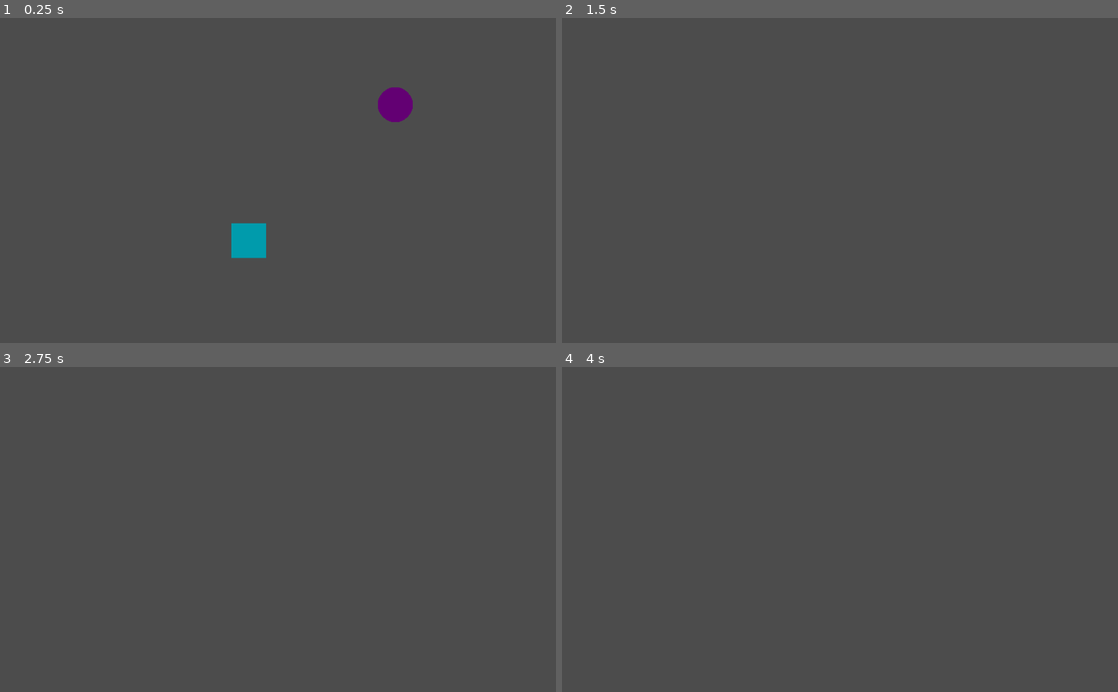
Above: before the commit, frames 1-4 (two rows, left to right).
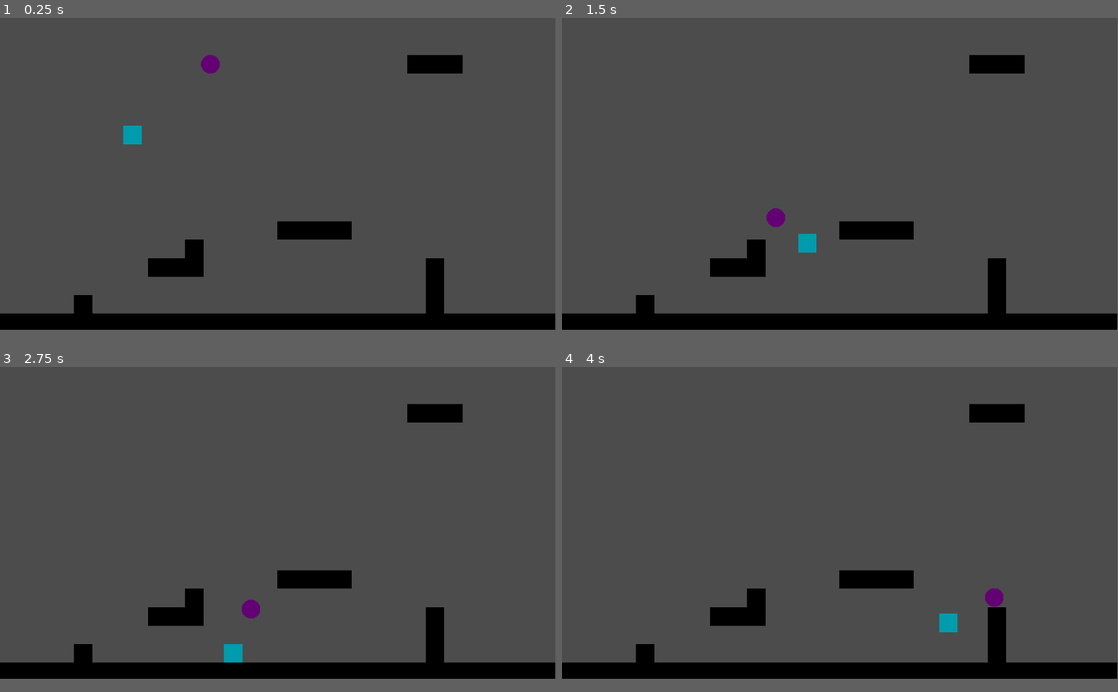
Above: after the commit, the same moments.

Repository: Develarooio/falaj
Game: Godot game, scene res://Level/TestLevel.tscn
Two runs of this game, one before a commit and one after it. Both use one fixed random seed, a clock stepped at 60 frames per second and the inputs below. The project has no main scene, so this scene is started directly.
Inputs:
- Up to frame 1 (0.25 s): no input
- Up to frame 2 (1.5 s): hold Right (right) from 0.53 s (still down); tap Up (jump) at 0.77 s
- Up to frame 3 (2.75 s): tap Up (jump) at 1.52 s; release Right (right) at 2.03 s; hold Left (left) from 2.03 s (still down)
- Up to frame 4 (4 s): release Left (left) at 2.78 s; hold Right (right) from 2.78 s (still down); tap Up (jump) at 3.02, 3.77 s
In our replay, the window is 800x468 before the commit and 799x449 after it. These sizes can differ from the game's own. Grey fills any space a smaller window leaves; there, only what the larger window draws over its background counts as a difference.

The runs differ from the first frame. In frame 1, 9.5% of the frame differs, in the area x 0-100%, y 11-96%; in frame 2, 8.3%; in frame 3, 8.3%; in frame 4, 8.3%.

Commit message:
ball reacts to player, albiet jankily

Diff:
--- a/Ball/Ball.gd
+++ b/Ball/Ball.gd
@@ -15,7 +15,12 @@
 func _physics_process(delta):
 	var collision = move_and_collide(current_speed * delta)
 	if collision:
+		var body = collision.collider
 		current_speed = current_speed.bounce(collision.normal)
 		current_speed *= bounce_coefficent
 	else:
 		current_speed.y += gravity
+
+func _on_PlayerImpactDetector_body_entered(body):
+	if body.is_in_group('players'):
+		current_speed += Vector2(body.velocity().x*4, body.velocity().y - 200)
--- a/Ball/Ball.tscn
+++ b/Ball/Ball.tscn
@@ -7,6 +7,11 @@
 
 custom_solver_bias = 0.0
 radius = 33.0
+
+[sub_resource type="CircleShape2D" id=2]
+
+custom_solver_bias = 0.0
+radius = 34.2053
 
 [node name="Ball" type="KinematicBody2D"]
 
@@ -25,3 +30,19 @@
 
 texture = ExtResource( 2 )
 _sections_unfolded = [ "Transform" ]
+
+[node name="PlayerImpactDetector" type="Area2D" parent="." index="2"]
+
+input_pickable = true
+gravity_vec = Vector2( 0, 1 )
+gravity = 98.0
+linear_damp = 0.1
+angular_damp = 1.0
+audio_bus_override = false
+audio_bus_name = "Master"
+
+[node name="CollisionShape2D" type="CollisionShape2D" parent="PlayerImpactDetector" index="0"]
+
+shape = SubResource( 2 )
+
+[connection signal="body_entered" from="PlayerImpactDetector" to="." method="_on_PlayerImpactDetector_body_entered"]
--- a/Player/Player.gd
+++ b/Player/Player.gd
@@ -12,6 +12,7 @@
 
 func _physics_process(delta):
 	var friction = false
+	current_speed = move_and_slide(current_speed, UP)
 
 	if Input.is_action_pressed('right'):
 		current_speed.x = min(current_speed.x + accel, max_speed)
@@ -29,4 +30,5 @@
 		current_speed.x = lerp(current_speed.x, 0, .2)
 		current_speed.y += gravity
 
-	current_speed = move_and_slide(current_speed, UP)
+func velocity():
+	return current_speed
--- a/Player/Player.tscn
+++ b/Player/Player.tscn
@@ -8,7 +8,9 @@
 custom_solver_bias = 0.0
 extents = Vector2( 32, 32 )
 
-[node name="Player" type="KinematicBody2D"]
+[node name="Player" type="KinematicBody2D" groups=[
+"players",
+]]
 
 input_pickable = false
 collision_layer = 1
--- a/project.godot
+++ b/project.godot
@@ -13,6 +13,11 @@
 config/name="Falaj"
 config/icon="res://icon.png"
 
+[display]
+
+window/size/width=1920
+window/size/height=1080
+
 [input]
 
 right=[ Object(InputEventKey,"resource_local_to_scene":false,"resource_name":"","device":0,"alt":false,"shift":false,"control":false,"meta":false,"command":false,"pressed":false,"scancode":16777233,"unicode":0,"echo":false,"script":null)
Not shown: 1 places in Ball/Ball.tscn that only renumber resources
